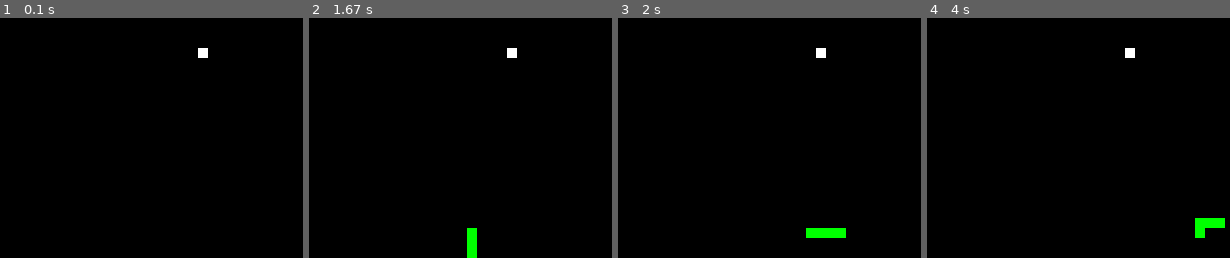
Above: before the commit, frames 1-4 (left to right).
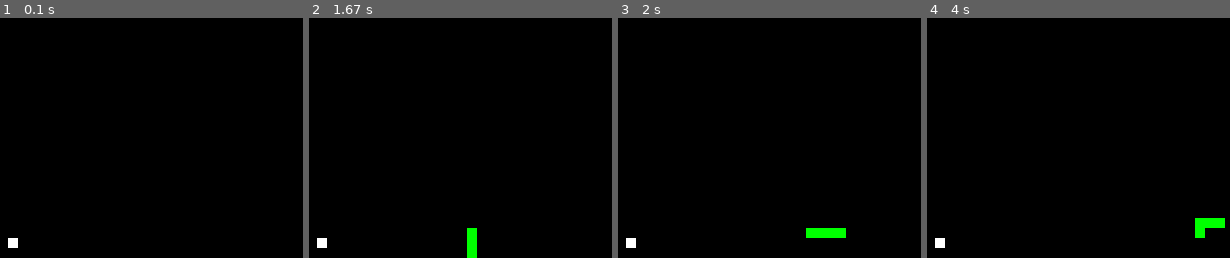
Above: after the commit, the same moments.

Repository: tur-learning/CIS1051-python
Game: pygame game, started from assignments/spencer-lab-4/main.py
Same seed, same stepped clock (60 frames per second), same inputs: the game is played once before the commit and once after it.
Inputs:
- Up to frame 1 (0.1 s): no input
- Up to frame 2 (1.67 s): tap = at 0.33 s; hold W 1.17-1.63 s
- Up to frame 3 (2 s): hold D from 1.67 s (still down)
- Up to frame 4 (4 s): release D at 2.13 s; hold A 2.17-2.7 s; hold S 2.73-3.03 s; hold A 3.07-3.47 s; hold W 3.5-3.87 s; hold D from 3.9 s (still down)
The pictures show only the part of the screen within x 23-73%, y 50-100%; the shares and areas given below are measured in that part.

The runs differ from the first frame. In frame 1, 0.3% of the frame differs, in the area x 2-69%, y 12-96%; in frame 2, 0.3%; in frame 3, 0.3%; in frame 4, 0.3%.

Commit message:
Fixed Snake Game with working timer and all walls spawn on the screen :)

Diff:
--- a/assignments/spencer-lab-4/main.py
+++ b/assignments/spencer-lab-4/main.py
@@ -13,16 +13,19 @@
 	# Initialising game
 	game_window = game.init()
 
+
+
 	# setting default snake direction towards right
 	direction = 'RIGHT'
 	change_to = direction
+
+	last_eaten_time = 0
 
 	# Setup fruit
 	fruit.init()
 
 	# Main Function
 	while True:
-
 		# handling key events
 		for event in pygame.event.get():
 			if event.type == pygame.KEYDOWN:
@@ -57,17 +60,22 @@
 			snake.position[0] += 10
 
 		# Check if the fruit was eaten #TODO
+
 		snake.move()
 
+
 		#if a fruit is not eaten within 5 seconds it should respawn. This way of doing it is easier than pygames built in functions. I just copied it from the already written code in the game script that i was given :)
-		if time.time() - snake.last_eaten_time >= 5:  # Check if 5 seconds have passed
-			fruit.spawn = False
-			snake.last_eaten_time = time.time()
+		#if time.time() - last_eaten_time >= 5:
+			#fruit.spawn = False
+			#last_eaten_time = time.time()
+
+
 
 #spawn a fruit if a fruit is not present. It used to add a new wall but i moved that function to the eating function to make it so the walls are only added when a fruit is eaten.
-		if fruit.spawn == False:
+		if fruit.spawn == False or time.time() - last_eaten_time >= 5:
 			fruit.spawn = True
 			fruit.position = fruit.locate()
+			last_eaten_time = time.time()
 			for block in wall.walls_on_screen:
 				while fruit.position == block:
 					fruit.position = fruit.locate()
--- a/assignments/spencer-lab-4/snake.py
+++ b/assignments/spencer-lab-4/snake.py
@@ -3,6 +3,7 @@
 import fruit
 import time
 import wall
+import main
 
 # defining snake default position
 position = [100, 50]
@@ -51,5 +52,3 @@
         return True
     else:
         return False
-
-last_eaten_time = time.time()
